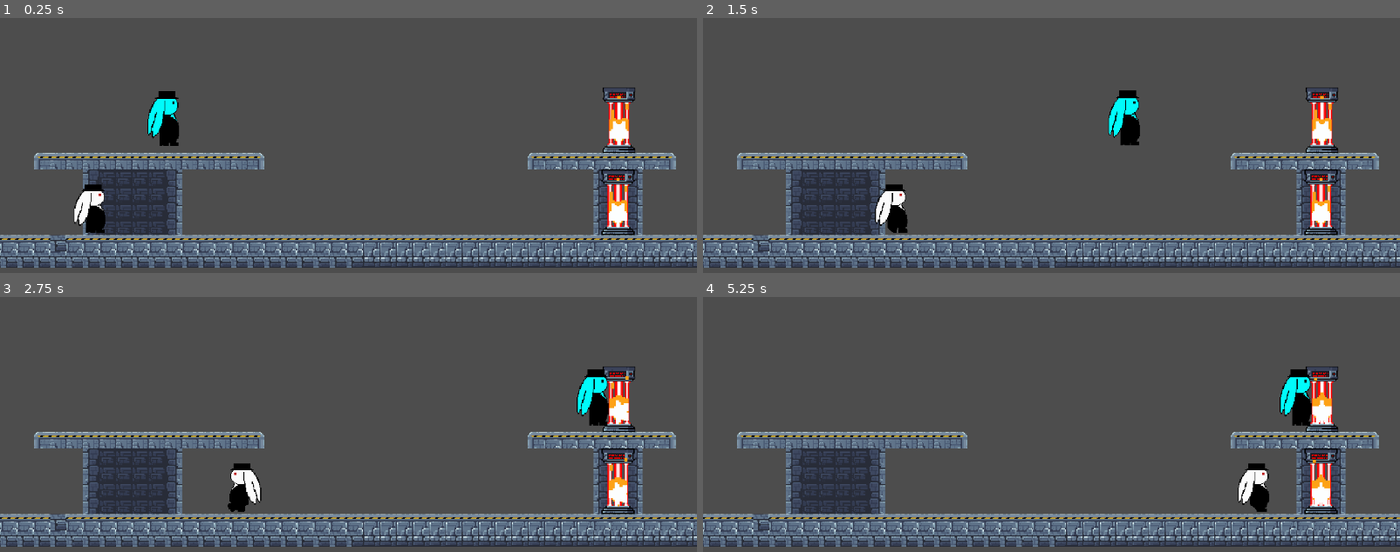
Above: before the commit, frames 1-4 (two rows, left to right).
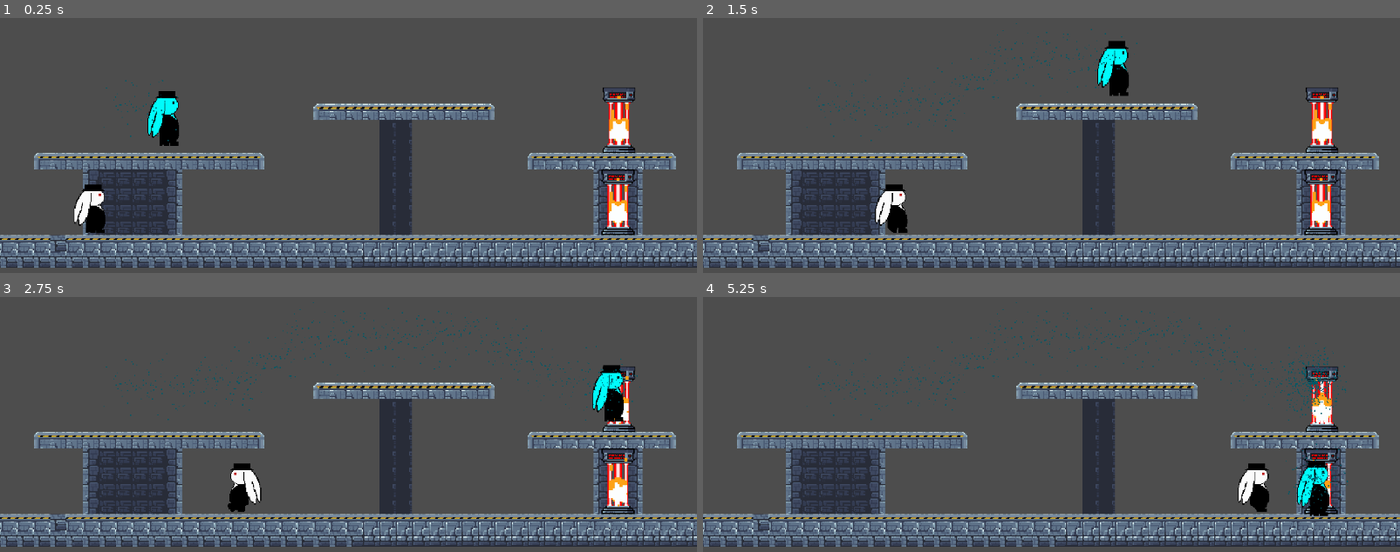
Above: after the commit, the same moments.

Repository: yddolem/CazuelaGaming
Game: Godot game, scene res://escena_salto.tscn
Same seed, same stepped clock (60 frames per second), same inputs: the game is played once before the commit and once after it. This scene is started directly instead of the project's main scene. The engine's default icon, where the game draws it, is replaced by a stand-in: a white triangle on a blue panel in a dark square.
Inputs:
- Up to frame 1 (0.25 s): no input
- Up to frame 2 (1.5 s): hold D (move_right) from 0.53 s (still down); tap Space (jump) at 0.77 s
- Up to frame 3 (2.75 s): tap Space (jump) at 1.52 s; release D (move_right) at 2.03 s; hold A (move_left) from 2.03 s (still down)
- Up to frame 4 (5.25 s): release A (move_left) at 2.78 s; hold D (move_right) 2.78-4.28 s; tap Space (jump) at 3.02, 3.77, 4.52 s; hold A (move_left) 4.28-5.03 s; hold D (move_right) from 5.03 s (still down)

The runs differ from the first frame. In frame 1, 3.7% of the frame differs, in the area x 14-71%, y 24-85%; in frame 2, 5.1%; in frame 3, 5.2%; in frame 4, 5.9%, in the area x 14-93%, y 2-87%.

Commit message:
Tutorial Screen Updated
escena_salto has been added

Diff:
--- a/cazuela gaming/escena_salto.tscn
+++ b/cazuela gaming/escena_salto.tscn
@@ -896,9 +896,9 @@
 
 [sub_resource type="Curve2D" id="Curve2D_qgggc"]
 _data = {
-"points": PackedVector2Array(0, 0, 0, 0, -242, -217, 0, 0, 0, 0, -197, -217, 0, 0, 0, 0, -7.98283, -217.667, 0, 0, 0, 0, 224.517, -216.817)
+"points": PackedVector2Array(0, 0, 0, 0, -242, -217, 0, 0, 0, 0, -197, -217, 0, 0, 0, 0, -117.747, -220.217, 0, 0, 0, 0, -52.8863, -258.457, 0, 0, 0, 0, 43.9056, -258.457, 0, 0, 0, 0, 109.764, -261.006, 0, 0, 0, 0, 212.543, -218.517, 0, 0, 0, 0, 239.485, -220.217)
 }
-point_count = 4
+point_count = 8
 
 [sub_resource type="ParticleProcessMaterial" id="ParticleProcessMaterial_fdkx1"]
 emission_shape = 1
@@ -933,7 +933,7 @@
 tile_set = SubResource("TileSet_ij36a")
 format = 2
 layer_0/z_index = -1
-layer_0/tile_data = PackedInt32Array(-196614, 65536, 0, -262 …(5278 unchanged characters)… , -393202, 393216, 2, -327666, 393216, 2)
+layer_0/tile_data = PackedInt32Array(-196614, 65536, 0, -262 …(5278 unchanged characters)… , -393202, 393216, 2, -327666, 393216, 2, -720899, 196608, 0, -720898, 196608, 0, -720897, 196608, 0, -786431, 196608, 0, -786432, 196608, 0, -786430, 196608, 0, -786429, 196608, 0, -786428, 196608, 0, -720900, 196608, 0, -720901, 0, 0, -786427, 458752, 0, -655361, 262144, 2, -589825, 262144, 2, -524289, 262144, 2, -458753, 262144, 2, -393217, 262144, 2, -327681, 262144, 2, -262145, 262144, 2, -327680, 262144, 2, -393216, 262144, 2, -458752, 262144, 2, -524288, 262144, 2, -589824, 262144, 2, -655360, 262144, 2, -720896, 262144, 2)
 
 [node name="Portal" parent="." instance=ExtResource("4_flvwt")]
 position = Vector2(217, -175)
@@ -961,7 +961,6 @@
 [node name="GPUParticles2D" type="GPUParticles2D" parent="Path2D/PathFollow2D/player2"]
 modulate = Color(0.105882, 0.352941, 0.407843, 1)
 position = Vector2(-2.5, -1.49941)
-emitting = false
 amount = 10000
 process_material = SubResource("ParticleProcessMaterial_fdkx1")
 lifetime = 57.15
@@ -973,7 +972,6 @@
 transform = Transform2D(1, 0, 0, 1, -100, 0)
 
 [node name="ColorRect" type="ColorRect" parent="CanvasLayer"]
-visible = false
 anchors_preset = 15
 anchor_right = 1.0
 anchor_bottom = 1.0
--- a/cazuela gaming/scenes/TutorialScreen.tscn
+++ b/cazuela gaming/scenes/TutorialScreen.tscn
@@ -12,7 +12,7 @@
 
 
 func _on_demo_2_pressed():
-	pass # Replace with function body.
+	get_tree().change_scene_to_file(\"res://escena_salto.tscn\")
 
 
 func _on_demo_3_pressed():
